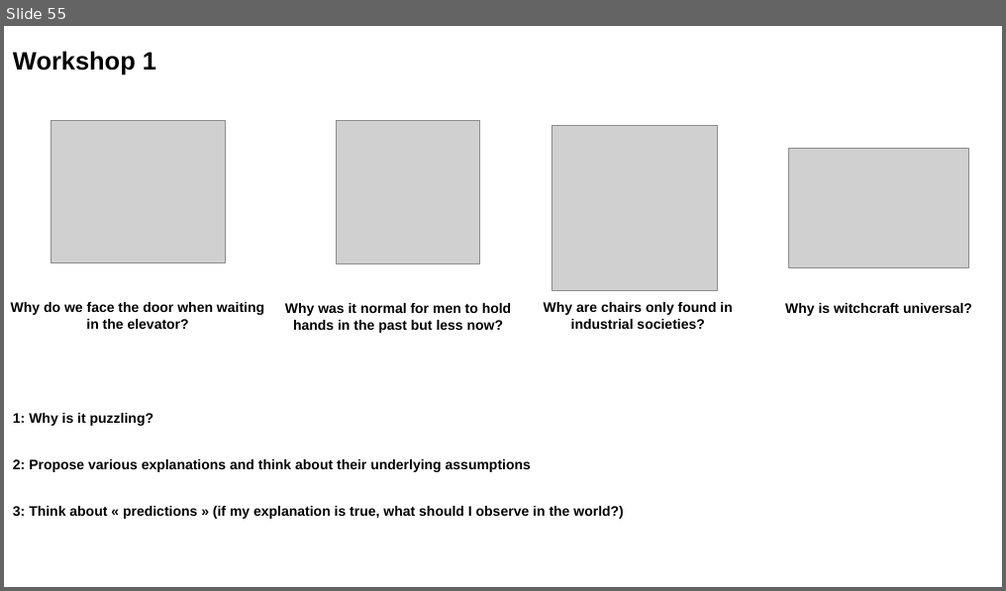
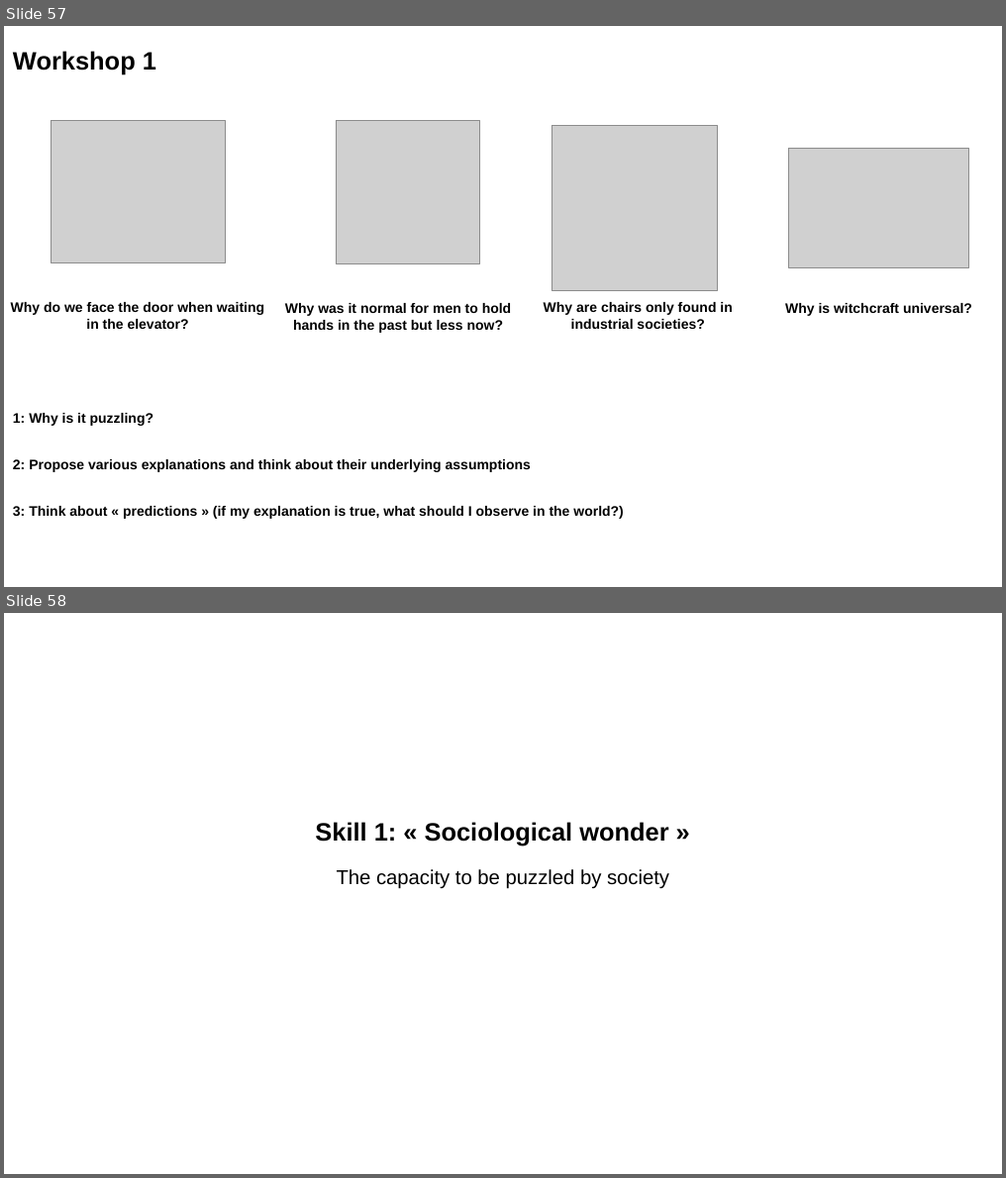
Before and after one commit to aminelasso/SOC501-2026, a slide deck: Week 1/Week 1.pptx. Shown one above the other, each under a label of ours: slide 55 before the commit, slides 57 and 58 after it. The pictures are 1006x591 and 1006x1178 pixels, drawn with LibreOffice and Linux fonts; fonts in the diff are those of the drawing; grey boxes stand for pictures. Boxes give left, top, right and bottom in pixels: in the first picture for what was removed or moved away, otherwise in the second. Text is boxed around its words. In the diff, an @@ line names an element or a change of style, - is before the commit and + after.

```diff
--- a/Week 1/Week 1.pptx
+++ b/Week 1/Week 1.pptx
@@ slide 58 added at bbox=[4, 613, 1002, 1174], background #FFFFFF @@
@@ text added at bbox=[315, 822, 668, 847], 20 pt, text #000000, bold @@
+Skill 1: « Sociological wonder »
@@ text added at bbox=[337, 869, 669, 889], 16 pt, text #000000 @@
+The capacity to be puzzled by society
@@ what was slide 55 is now slide 57 @@
```
Also in this commit, not shown: 3 slides changed, 35 other slides added, 1 slide removed, 2 other files.
